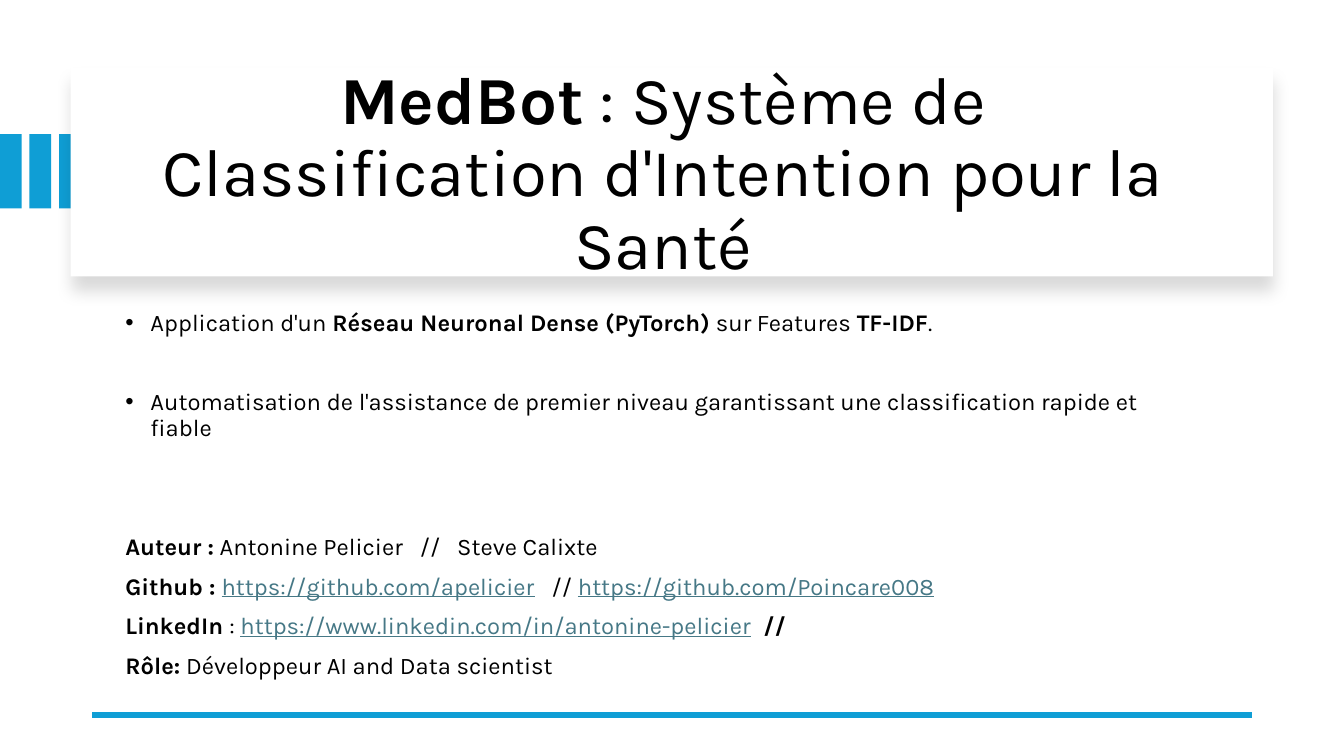
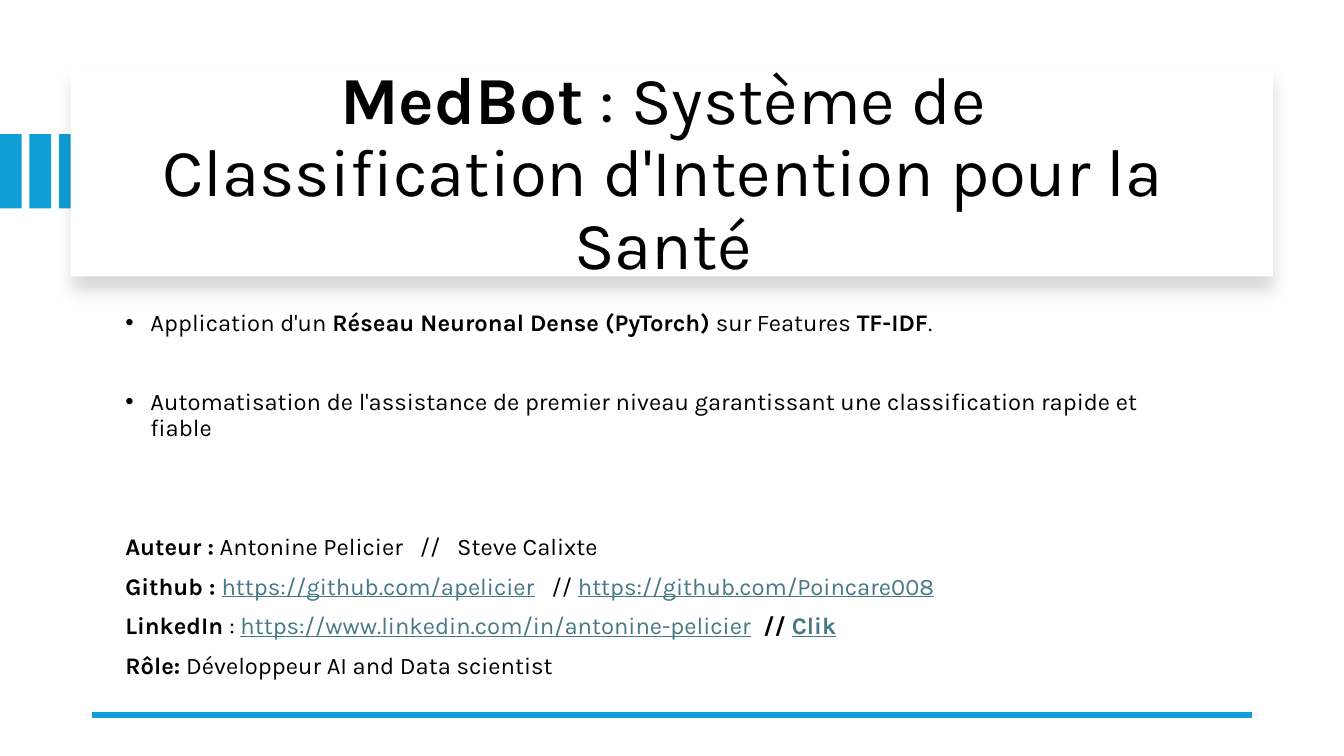
Before and after one commit to Poincare008/Capstone-Chatbot-Intelligent, a slide deck: slide 2 of presentation MedBot.pptx. Drawn at 1344x756 pixels with LibreOffice and Linux fonts; fonts in the diff are those of the drawing. Boxes give left, top, right and bottom in pixels: in the first picture for what was removed or moved away, otherwise in the second. Text is boxed around its words. In the diff, an @@ line names an element or a change of style, - is before the commit and + after.

```diff
--- a/presentation MedBot.pptx
+++ b/presentation MedBot.pptx
@@ text at box(125, 616, 836, 640): text changed @@
-LinkedIn : https://www.linkedin.com/in/antonine-pelicier //
+LinkedIn : https://www.linkedin.com/in/antonine-pelicier // Clik
```
Also in this commit, not shown: 4 other slides changed, 3 slides removed, 6 other files.
